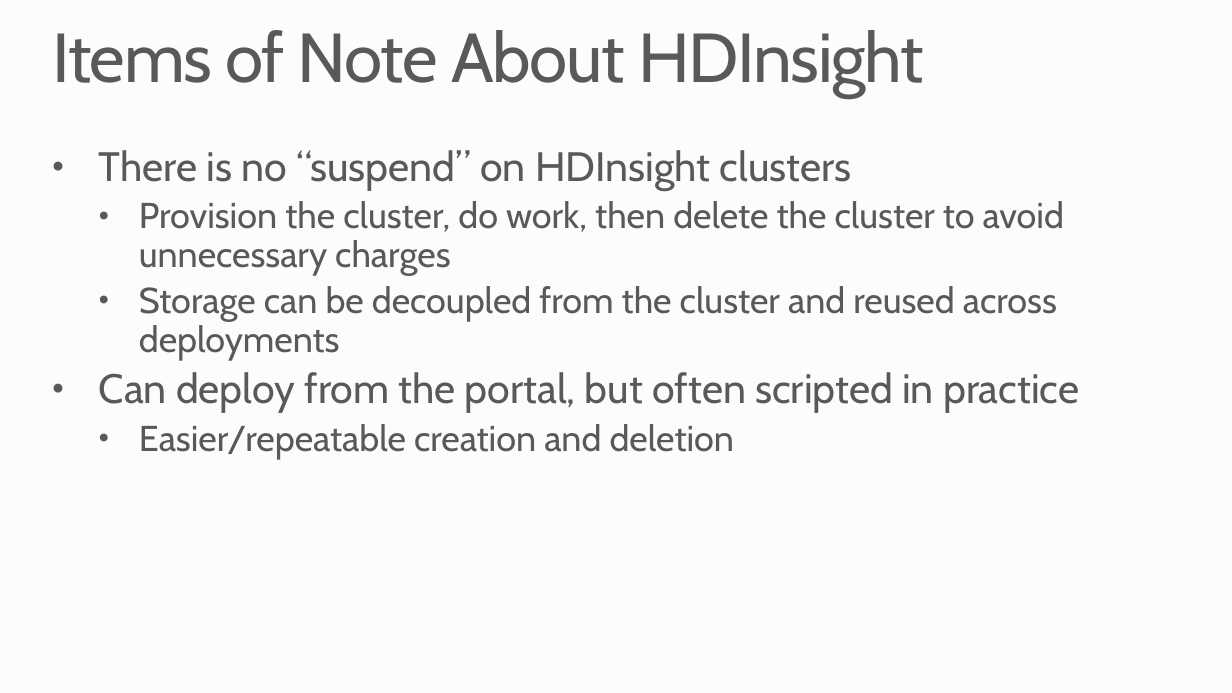
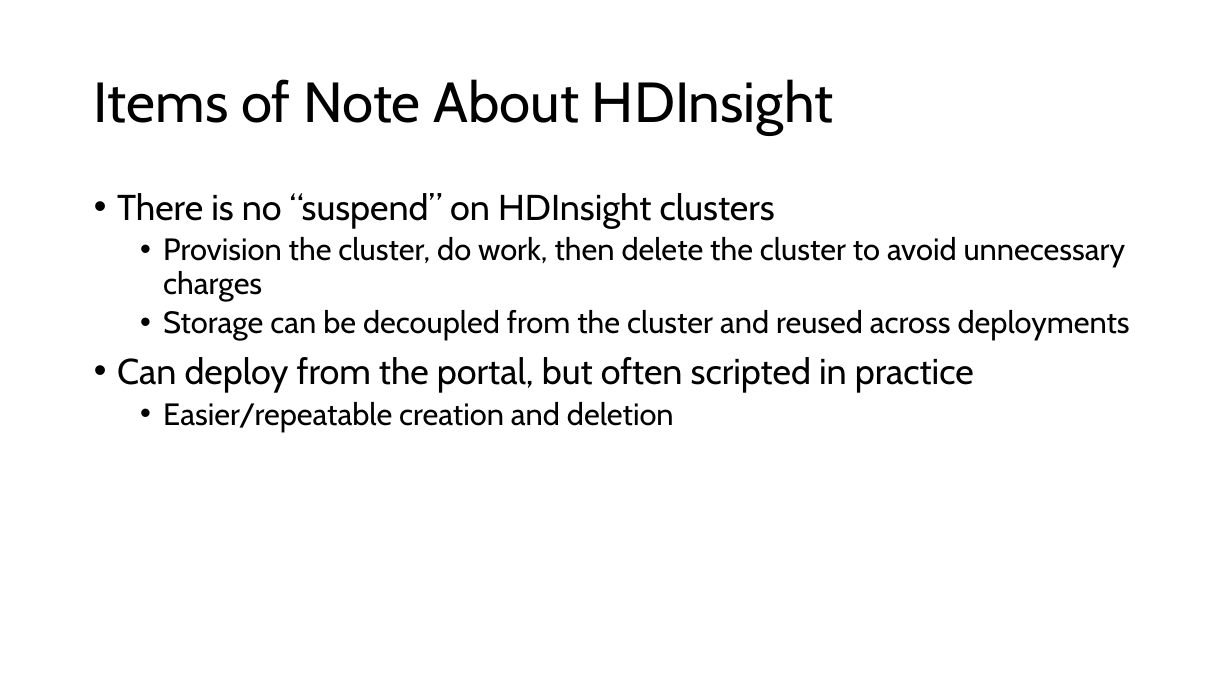
Before and after one commit to microsoft/AcademicContent, a slide deck: slide 8 of Workshop/7. HDInsight/Azure HDInsight.pptx (slide 9 before the commit). Drawn at 1232x693 pixels with LibreOffice and Linux fonts; fonts in the diff are those of the drawing; background and template pictures are left out. Boxes give left, top, right and bottom in pixels: in the first picture for what was removed or moved away, otherwise in the second. Text is boxed around its words. In the diff, an @@ line names an element or a change of style, - is before the commit and + after.

```diff
--- a/Workshop/7. HDInsight/Azure HDInsight.pptx
+++ b/Workshop/7. HDInsight/Azure HDInsight.pptx
@@ background #FCFCFC to #FFFFFF @@
@@ title "Items of Note About HDInsight": place and size @@
-title "Items of Note About HDInsight" at box(52, 30, 924, 98)
+title "Items of Note About HDInsight" at box(94, 79, 833, 135)
@@ title "Items of Note About HDInsight" at box(94, 79, 833, 135): size 54 to 44 pt, text colour #595959 to #000000, letter spacing -1 to 0 pt; vertical alignment top to middle @@
@@ text "There is no “suspend” on ...": place and size @@
-text "There is no “suspend” on ..." at box(99, 150, 1079, 459)
+text "There is no “suspend” on ..." at box(117, 193, 1130, 431)
@@ text "There is no “suspend” on ..." at box(117, 193, 1130, 431): size 32 to 28 pt in "There is no “suspend” on HDInsight clusters", "Can deploy from the portal, but often ..."; text colour #595959 to #000000; size 28 to 24 pt in "Provision the cluster, do work, then delete ...", "Storage can be decoupled from the cluster ...", "Easier/repeatable creation and deletion"; indent changed; more space between paragraphs @@
```
Also in this commit, not shown: 7 other slides changed, 1 slide added, 2 slides removed.
